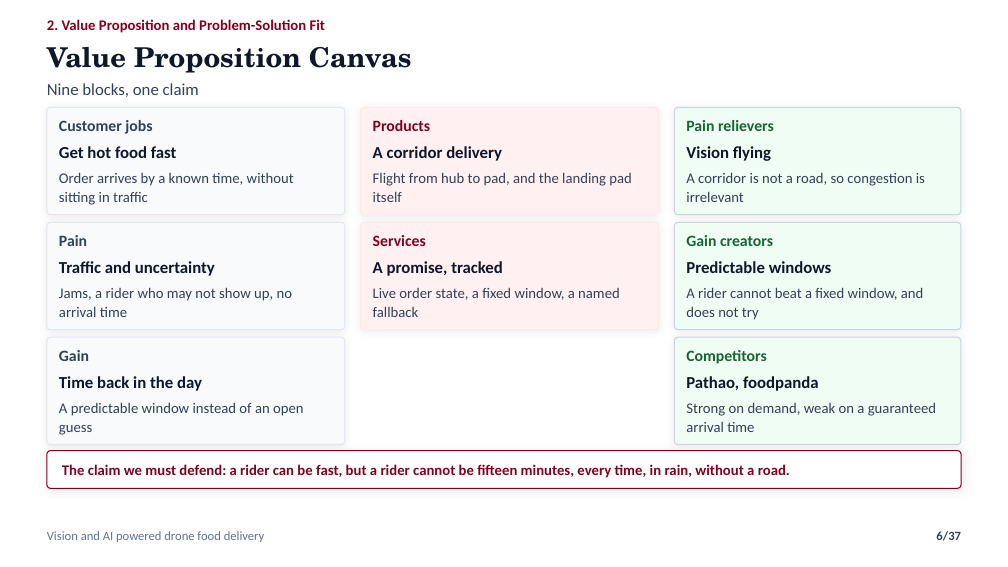
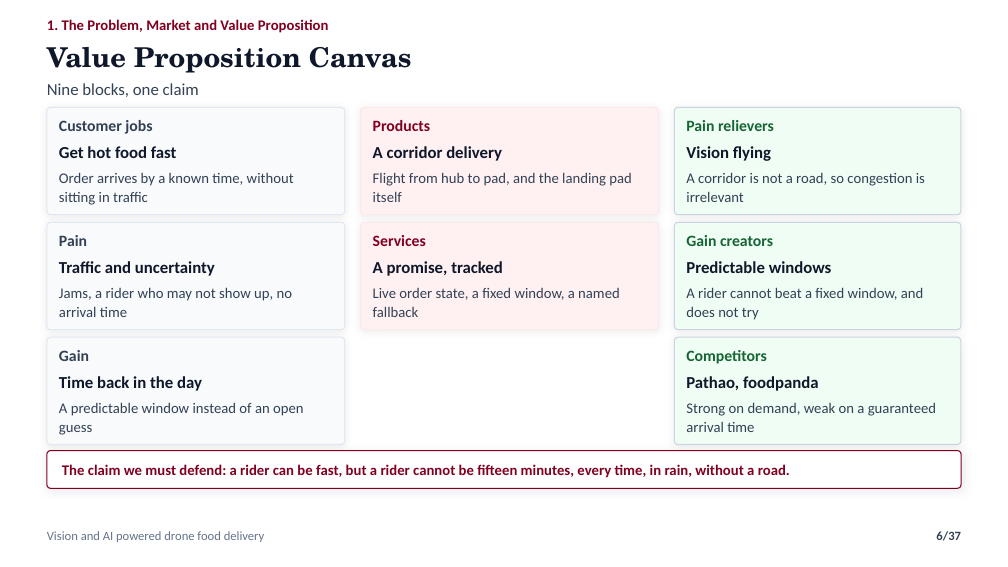
Before and after one commit to nafiskabbo/presentation-hum, a slide deck: slide 6 of output/AeroSetu_Group_Presentation-v1.pptx. Drawn at 1008x567 pixels with LibreOffice and Linux fonts; fonts in the diff are those of the drawing. Boxes give left, top, right and bottom in pixels: in the first picture for what was removed or moved away, otherwise in the second. Text is boxed around its words. In the diff, an @@ line names an element or a change of style, - is before the commit and + after.

```diff
--- a/output/AeroSetu_Group_Presentation-v1.pptx
+++ b/output/AeroSetu_Group_Presentation-v1.pptx
@@ text at bbox=[47, 19, 329, 33]: text changed @@
-2. Value Proposition and Problem-Solution Fit
+1. The Problem, Market and Value Proposition
```
Also in this commit, not shown: 35 other slides changed, 5 other files.
